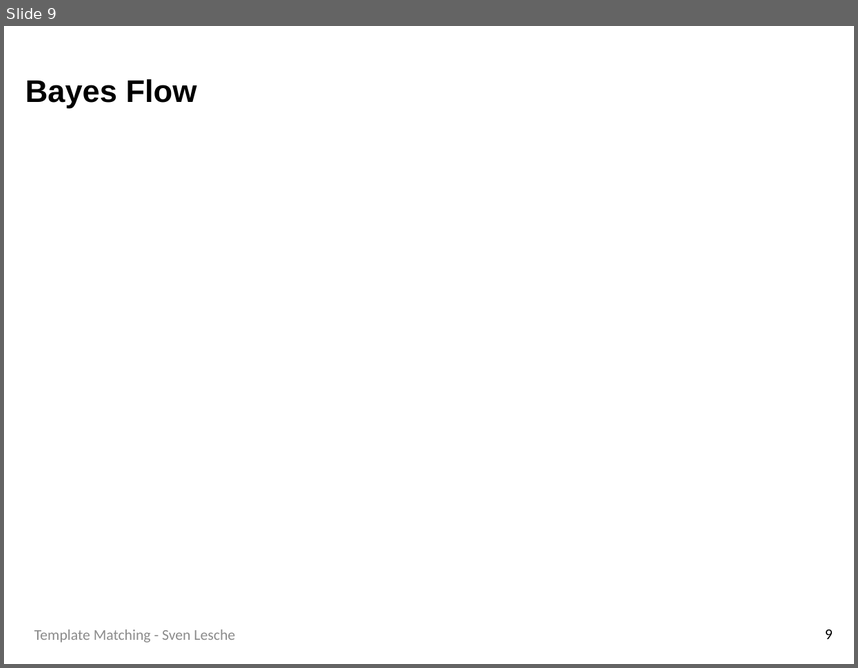
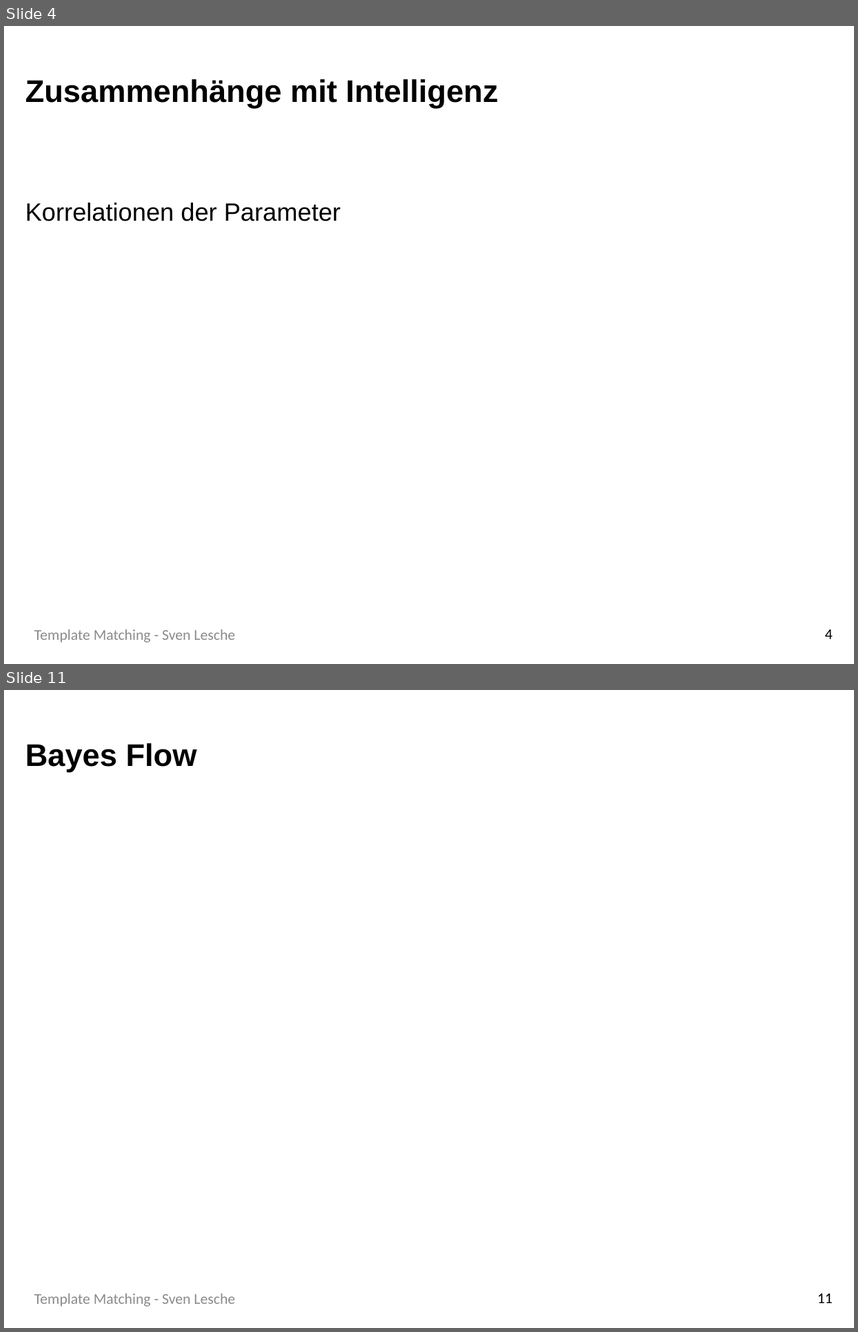
Before and after one commit to SLesche/levy-intelligence, a slide deck: presentations/levy_presentation.pptx. Shown one above the other, each under a label of ours: slide 9 before the commit, slides 4 and 11 after it; the slides between them are not shown. The pictures are 858x668 and 858x1332 pixels, drawn with LibreOffice and Linux fonts; fonts in the diff are those of the drawing; background and template pictures are left out. Boxes give left, top, right and bottom in pixels: in the first picture for what was removed or moved away, otherwise in the second. Text is boxed around its words. In the diff, an @@ line names an element or a change of style, - is before the commit and + after.

```diff
--- a/presentations/levy_presentation.pptx
+++ b/presentations/levy_presentation.pptx
@@ slide 4 added at <box>4,26,854,664</box>, background #FFFFFF @@
@@ title added at <box>25,79,498,108</box>, 25 pt, text #000000, bold @@
+Zusammenhänge mit Intelligenz
@@ text added at <box>25,202,341,221</box>, 20 pt, text #000000 @@
+Korrelationen der Parameter
@@ text added at <box>34,629,235,642</box>, 12 pt, text #8C8C8C @@
+Template Matching - Sven Lesche
@@ page number added at <box>825,629,833,639</box>, 12 pt, text #000000 @@
+4
@@ what was slide 9 is now slide 11 @@
@@ page number at <box>818,1293,833,1303</box>: text changed @@
-9
+11
```
Also in this commit, not shown: 9 slides changed, 1 other slide added.
